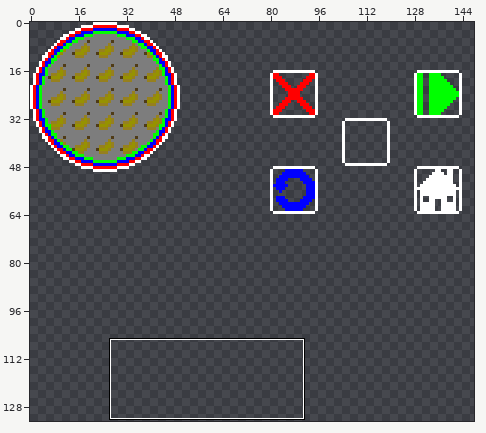
A pixel-art file gets an edit: Assets/Sprites/UI_Sprites_2.aseprite. The picture above shows the old version from afar; the outline marks the close-up.
Close-up. Earlier state:
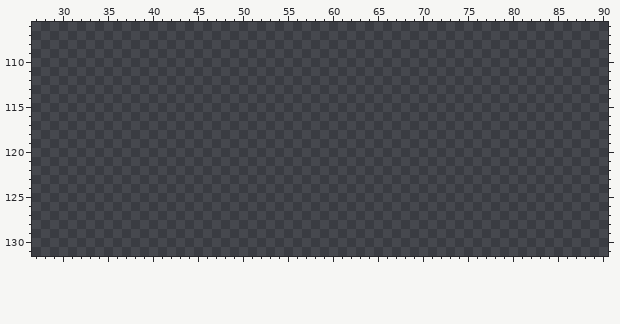
320x180 pixels, 1 frame. Shown: x 27..90, y 106..131. The wide view leaves out empty margins.
The same view after the edit:
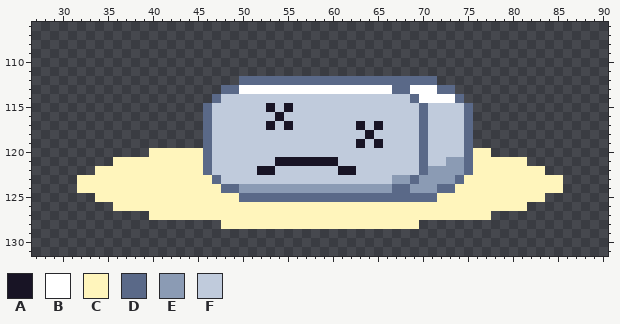
Palette (. is transparent): A #181425  B #ffffff  C #fff5bc  D #5a6988  E #8b9bb4  F #c0cbdc
Difference:
layer "Layer 6" added
Layer "Layer 6":
y 112: x 50..71 ...................... -> DDDDDDDDDDDDDDDDDDDDDD
y 113: x 48..73 .......................... -> DDBBBBBBBBBBBBBBBBBDDBBBDD
y 114: x 47..74 ............................ -> DFFFFFFFFFFFFFFFFFFFFFDBBBBD
y 115: x 46..75 .............................. -> DFFFFFFAFAFFFFFFFFFFFFFFDFFFFD
y 116: x 46..75 .............................. -> DFFFFFFFAFFFFFFFFFFFFFFFDFFFFD
y 117: x 46..75 .............................. -> DFFFFFFAFAFFFFFFFAFAFFFFDFFFFD
y 118: x 46..75 .............................. -> DFFFFFFFFFFFFFFFFFAFFFFFDFFFFD
y 119: x 46..75 .............................. -> DFFFFFFFFFFFFFFFFAFAFFFFDFFFFD
y 120: x 40..77 ...................................... -> CCCCCCDFFFFFFFFFFFFFFFFFFFFFFFDFFFFDCC
y 121: x 36..81 .............................................. -> CCCCCCCCCCDFFFFFFFAAAAAAAFFFFFFFFFDFFEEDCCCCCC
y 122: x 34..83 .................................................. -> CCCCCCCCCCCCDFFFFFAAFFFFFFFAAFFFFFFFDEEEEDCCCCCCCC
y 123: x 32..85 ...................................................... -> CCCCCCCCCCCCCCCDFFFFFFFFFFFFFFFFFFFEEDEEEEDCCCCCCCCCCC
y 124: x 32..85 ...................................................... -> CCCCCCCCCCCCCCCCDDEEEEEEEEEEEEEEEEEDDEEEDDCCCCCCCCCCCC
y 125: x 34..83 .................................................. -> CCCCCCCCCCCCCCCCDDDDDDDDDDDDDDDDDDDDDDCCCCCCCCCCCC
y 126: x 36..81 .............................................. -> CCCCCCCCCCCCCCCCCCCCCCCCCCCCCCCCCCCCCCCCCCCCCC
y 127: x 40..77 ...................................... -> CCCCCCCCCCCCCCCCCCCCCCCCCCCCCCCCCCCCCC
y 128: x 48..69 ...................... -> CCCCCCCCCCCCCCCCCCCCCC
Boxes around the changes in both close-ups, in picture pixels (x1, y1, x2, y2):
added: (77, 76, 563, 229)
